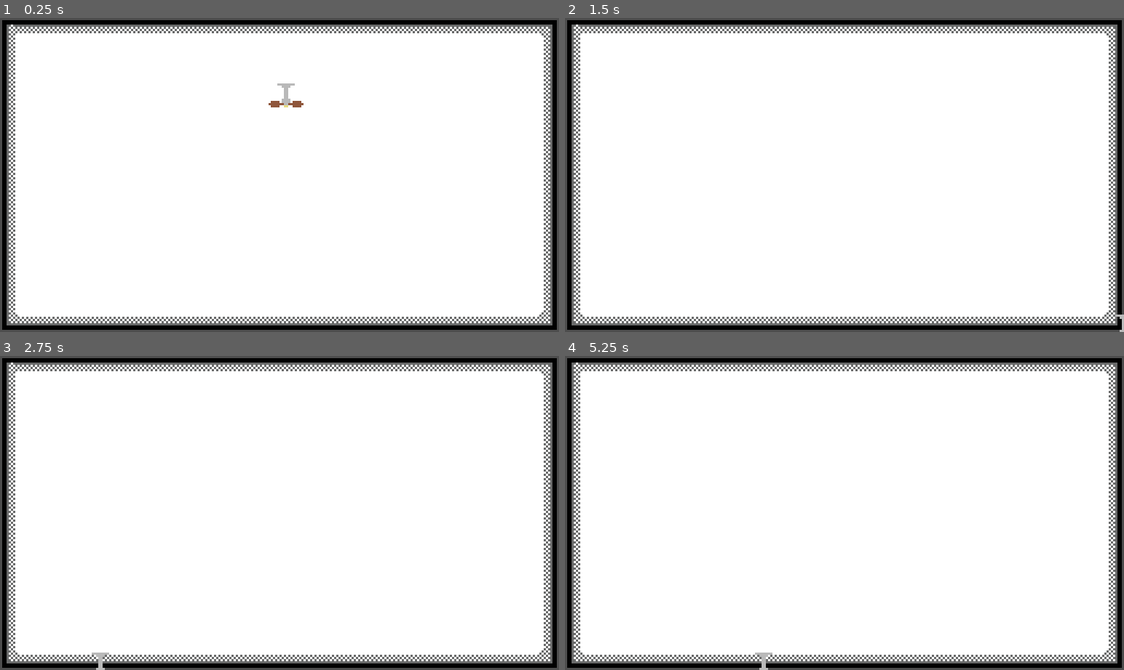
Above: before the commit, frames 1-4 (two rows, left to right).
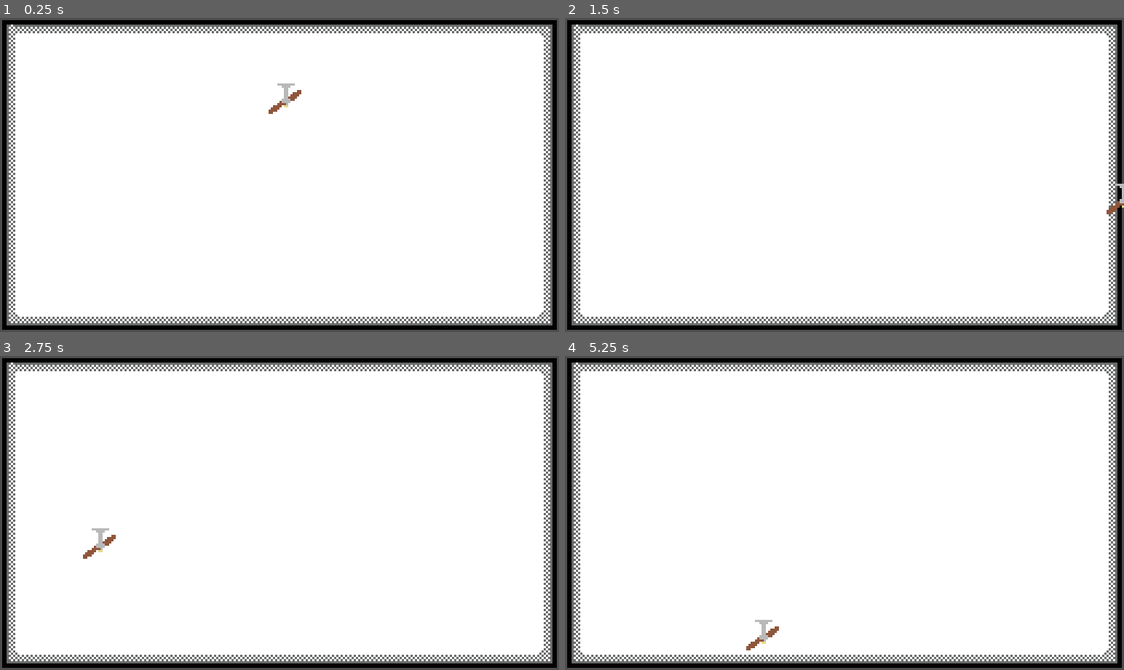
Above: after the commit, the same moments.

Repository: jreje/fan
Game: Godot game, scene res://Main.tscn
Two runs of this game, one before a commit and one after it. Both use one fixed random seed, a clock stepped at 60 frames per second and the inputs below.
Inputs:
- Up to frame 1 (0.25 s): no input
- Up to frame 2 (1.5 s): tap Enter (ui_accept) at 0.5, 0.77, 0.8, 1.07, 1.35 s; hold Space (fly) 0.53-1.28 s; hold Right (ui_right) from 0.53 s (still down)
- Up to frame 3 (2.75 s): tap Enter (ui_accept) at 1.52, 1.82, 2.3 s; tap Space (fly) at 1.55 s; release Right (ui_right) at 2.03 s; hold Left (ui_left) from 2.03 s (still down); hold Space (fly) from 2.03 s (still down)
- Up to frame 4 (5.25 s): release Left (ui_left) at 2.78 s; release Space (fly) at 2.78 s; hold Right (ui_right) 2.78-4.28 s; tap Space (fly) at 2.85, 4.35 s; tap Enter (ui_accept) at 3.02, 3.32, 3.6, 3.77, 4.07, 4.25, 4.52, 4.82 s; hold Left (ui_left) 4.28-5.03 s; hold Right (ui_right) from 5.03 s (still down); hold Space (fly) from 5.03 s (still down)

The runs differ from the first frame. In frame 1, 0.1% of the frame differs, in the area x 48-55%, y 22-31%; in frame 2, 0.1%; in frame 3, 0.3%, in the area x 14-21%, y 54-100%; in frame 4, 0.3%.

Commit message:
Implement Fly Input Mapping

Diff:
--- a/player/player.gd
+++ b/player/player.gd
@@ -2,7 +2,7 @@
 
 
 const SPEED = 300.0
-const JUMP_VELOCITY = -400.0
+const FLY_VELOCITY = -100.0
 var screen_size
 
 func _ready():
@@ -10,6 +10,8 @@
 
 func _process(delta):
 	position = position.clamp(Vector2.ZERO, screen_size)
+	if Input.is_action_pressed("fly"):
+		velocity.y = FLY_VELOCITY
 
 func _physics_process(delta: float) -> void:
 	# Add the gravity.
@@ -17,8 +19,8 @@
 		velocity += get_gravity() * delta
 
 	# Handle jump.
-	if Input.is_action_just_pressed("ui_accept") and is_on_floor():
-		velocity.y = JUMP_VELOCITY
+	#if Input.is_action_just_pressed("ui_accept") and is_on_floor():
+		#velocity.y = JUMP_VELOCITY
 
 	# Get the input direction and handle the movement/deceleration.
 	# As good practice, you should replace UI actions with custom gameplay actions.
--- a/player/player.tscn
+++ b/player/player.tscn
@@ -42,8 +42,9 @@
 "speed": 10.0
 }]
 
-[sub_resource type="CircleShape2D" id="CircleShape2D_2o4a8"]
-radius = 8.062258
+[sub_resource type="CapsuleShape2D" id="CapsuleShape2D_r0du0"]
+radius = 5.0
+height = 12.0
 
 [node name="Player" type="CharacterBody2D" unique_id=1895383633]
 script = ExtResource("1_oul6g")
@@ -51,7 +52,8 @@
 [node name="AnimatedSprite2D" type="AnimatedSprite2D" parent="." unique_id=1390390085]
 texture_filter = 1
 sprite_frames = SubResource("SpriteFrames_scca8")
-frame_progress = 0.20568708
+frame = 3
+frame_progress = 0.7494397
 metadata/_aseprite_wizard_interface_config_ = {
 "layer_section": false,
 "pending_changes": {}
@@ -72,4 +74,5 @@
 metadata/_aseprite_wizard_source_file_hash_ = "711ed98901254680aab5e36aaf43c503"
 
 [node name="CollisionShape2D" type="CollisionShape2D" parent="." unique_id=1181604780]
-shape = SubResource("CircleShape2D_2o4a8")
+position = Vector2(0, -2)
+shape = SubResource("CapsuleShape2D_r0du0")
